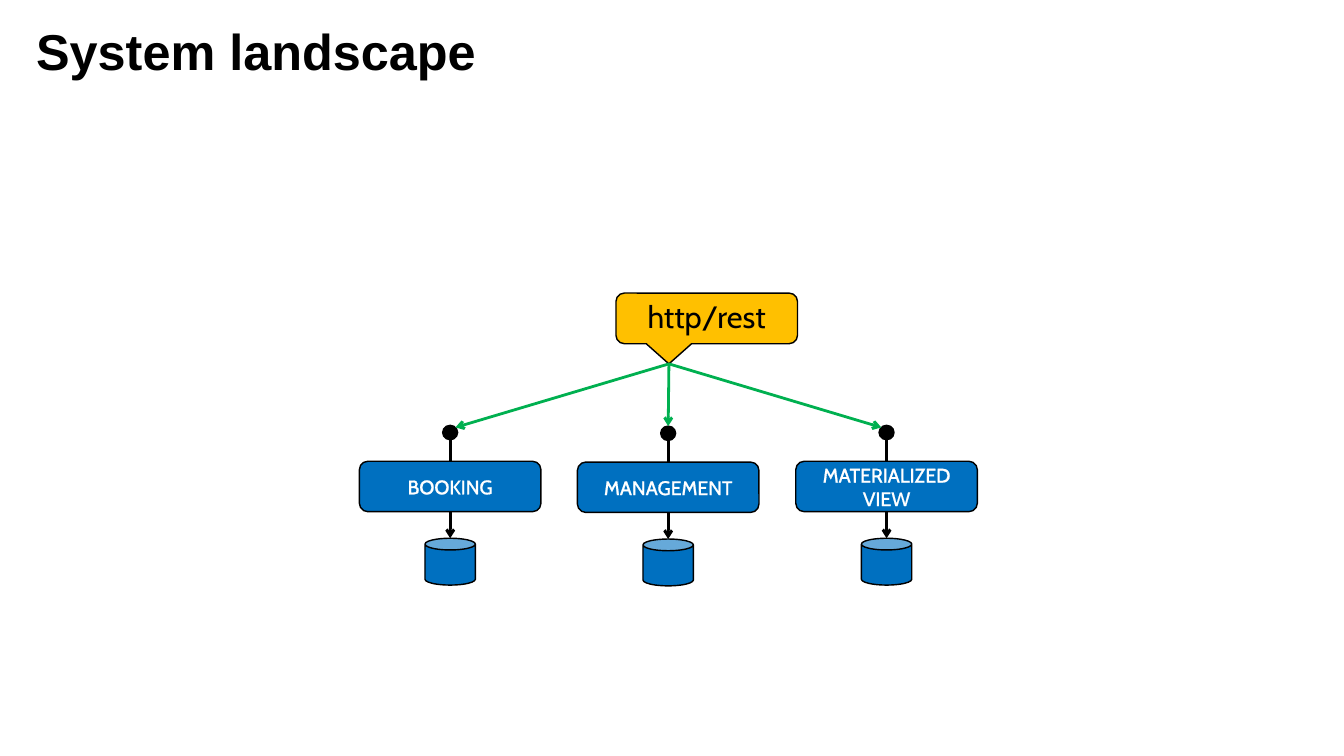
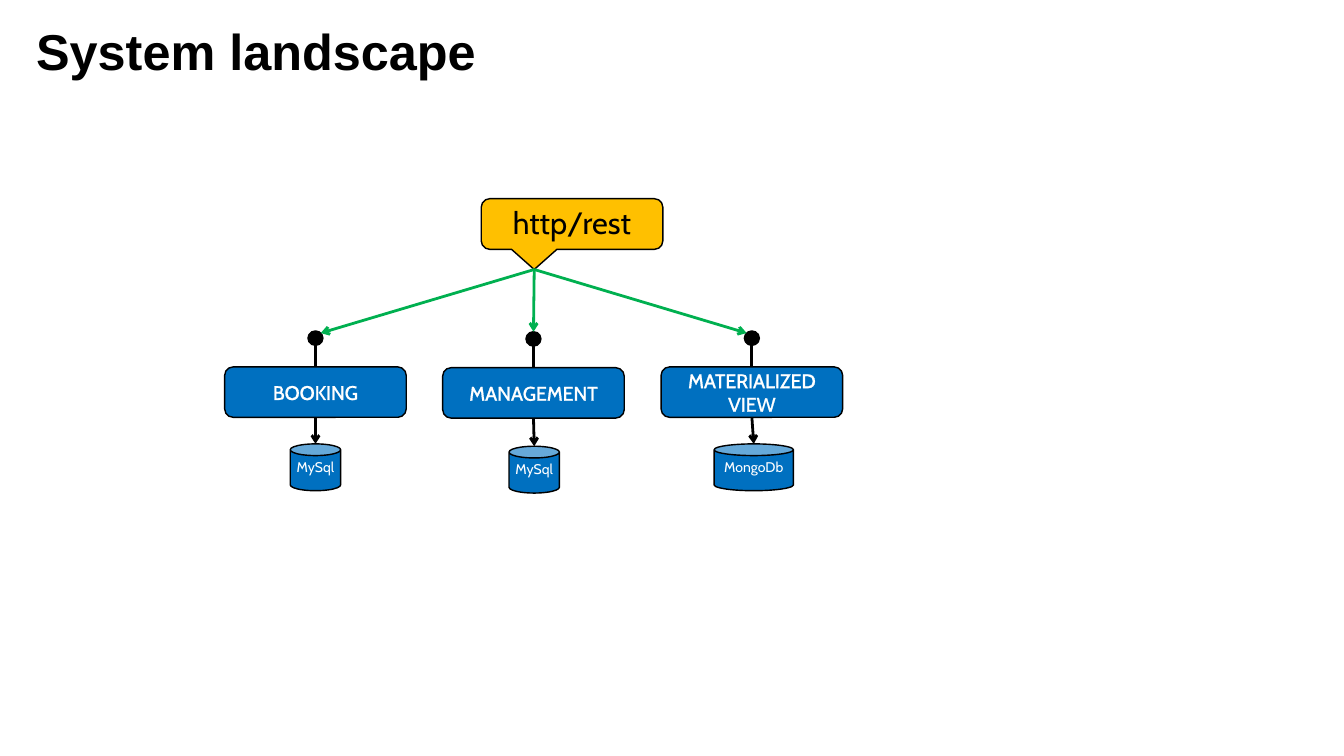
Before and after one commit to lbennardis/microS_code2016_DOCS, a slide deck: slide 30 of luigiBennardisMicroservices.pptx (slide 32 before the commit). Drawn at 1344x756 pixels with LibreOffice and Linux fonts; fonts in the diff are those of the drawing; background and template pictures are left out. Boxes give left, top, right and bottom in pixels: in the first picture for what was removed or moved away, otherwise in the second. Text is boxed around its words. In the diff, an @@ line names an element or a change of style, - is before the commit and + after.

```diff
--- a/luigiBennardisMicroservices.pptx
+++ b/luigiBennardisMicroservices.pptx
@@ 6 arrows, 3 rounded rectangles, 3 lines, 3 ellipses, 1 rounded speech box moved together from (x1=359, y1=293, x2=977, y2=539) to (x1=225, y1=199, x2=843, y2=446) @@
@@ cylinder added at (x1=290, y1=444, x2=341, y2=491), fill #0070C0, outline #000000 2 pt, 20 pt, text #FFFFFF @@
+MySql
@@ cylinder added at (x1=509, y1=446, x2=559, y2=493), fill #0070C0, outline #000000 2 pt, 20 pt, text #FFFFFF @@
+MySql
@@ cylinder added at (x1=714, y1=444, x2=793, y2=491), fill #0070C0, outline #000000 2 pt, 20 pt, text #FFFFFF @@
+MongoDb
@@ cylinder removed at (x1=425, y1=538, x2=475, y2=585) @@
@@ cylinder removed at (x1=643, y1=539, x2=693, y2=586) @@
@@ cylinder removed at (x1=861, y1=538, x2=912, y2=585) @@
```
Also in this commit, not shown: 3 other slides changed, 1 slide added, 1 slide removed.
